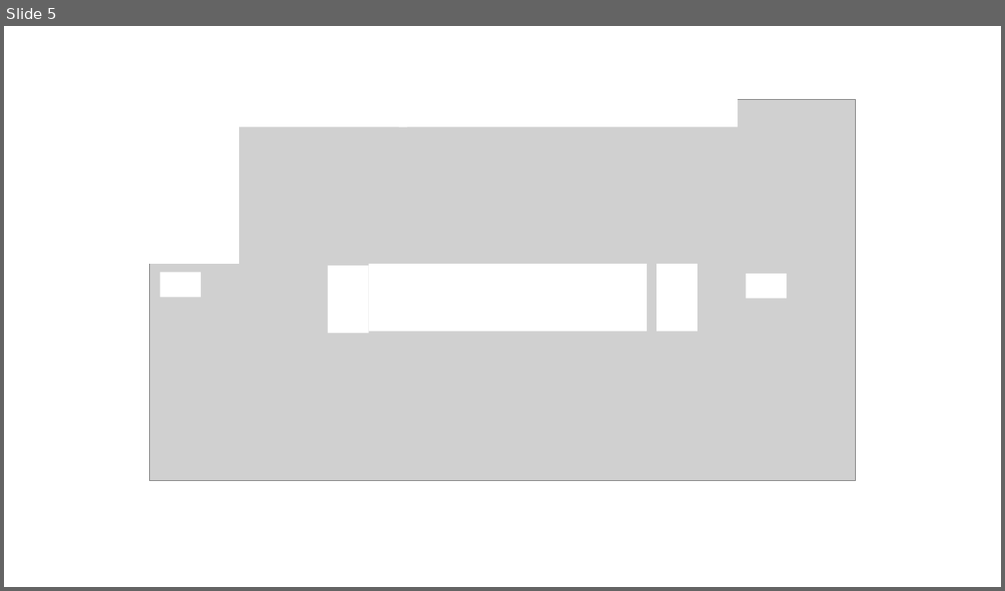
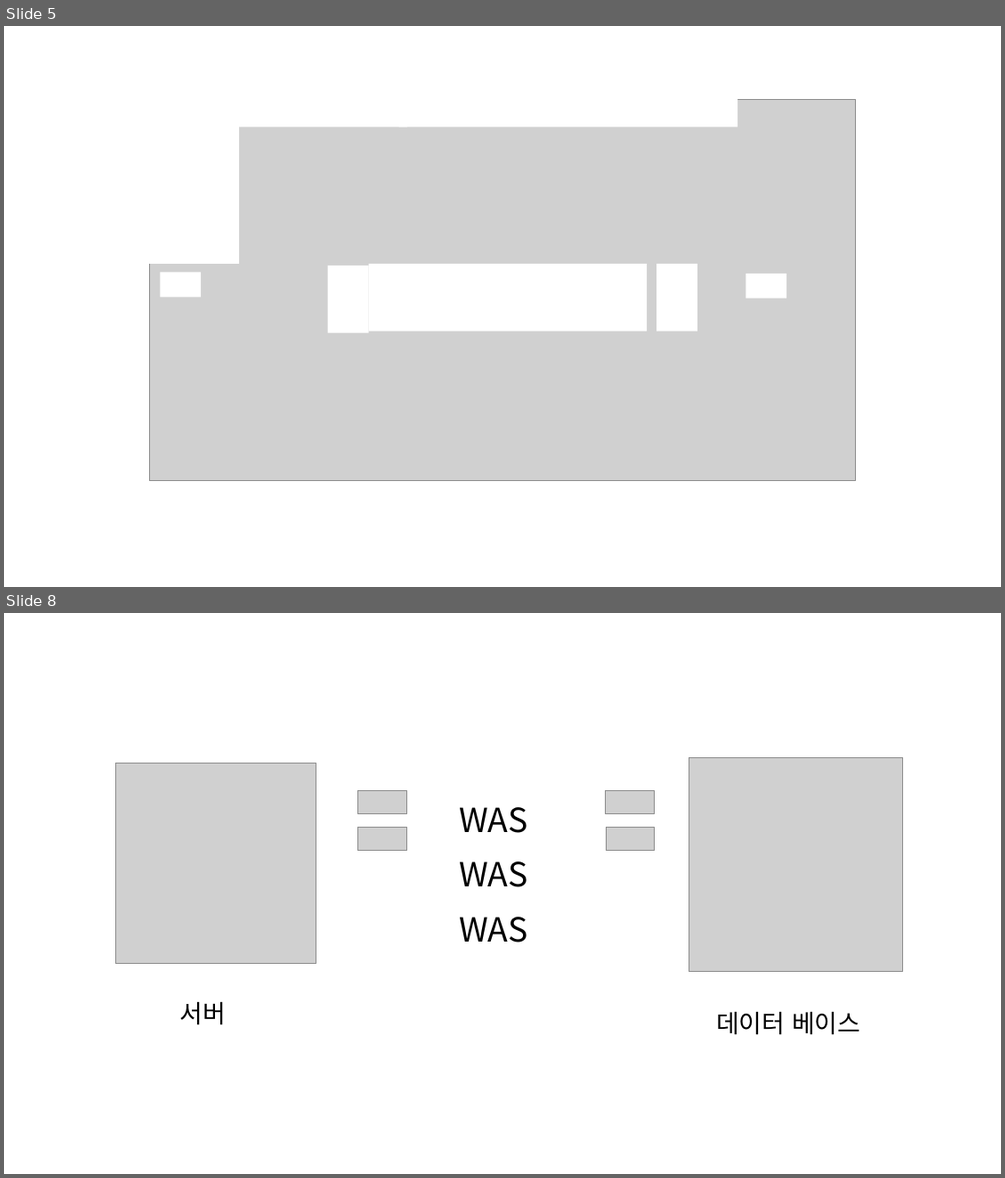
Before and after one commit to DSMRadiant/LT, a slide deck: 웹의 동작원리.pptm. Shown one above the other, each under a label of ours: slide 5 before the commit, slides 5 and 8 after it; the slides between them are not shown. The pictures are 1005x591 and 1005x1178 pixels, drawn with LibreOffice and Linux fonts; fonts in the diff are those of the drawing; grey boxes stand for pictures. Boxes give left, top, right and bottom in pixels: in the first picture for what was removed or moved away, otherwise in the second. Text is boxed around its words. In the diff, an @@ line names an element or a change of style, - is before the commit and + after.

```diff
--- a/웹의 동작원리.pptm
+++ b/웹의 동작원리.pptm
@@ slide 8 added at [4,613,1001,1174], background #FFFFFF @@
@@ group added at [115,757,903,1035]: 5 texts, 4 pictures @@
+WAS
+WAS
+WAS
+서버
+데이터 베이스
@@ picture added at [357,827,406,851] @@
@@ picture added at [606,827,655,851] @@
```
Also in this commit, not shown: 2 slides changed, 1 other slide added.
